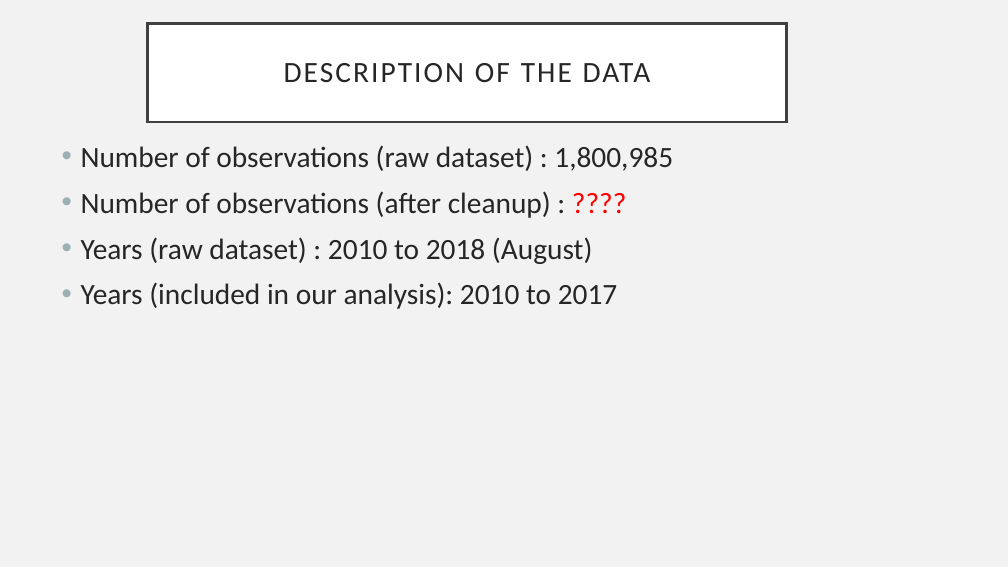
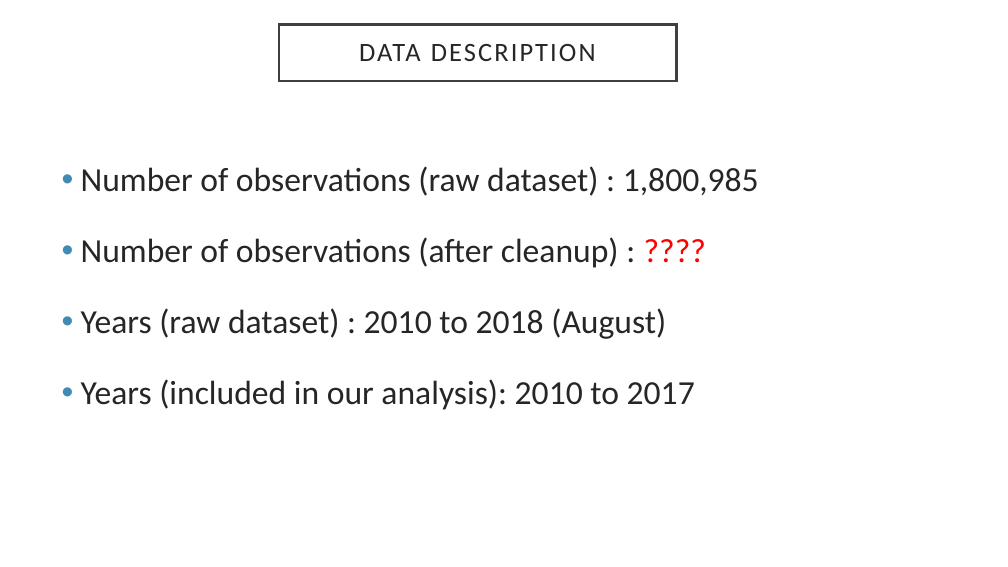
Before and after one commit to shrawantee/Project-Analysis-of-Violent-Crime-in-LA, a slide deck: slide 10 of LACity Crime-Dora.pptx. Drawn at 1008x567 pixels with LibreOffice and Linux fonts; fonts in the diff are those of the drawing. Boxes give left, top, right and bottom in pixels: in the first picture for what was removed or moved away, otherwise in the second. Text is boxed around its words. In the diff, an @@ line names an element or a change of style, - is before the commit and + after.

```diff
--- a/LACity Crime-Dora.pptx
+++ b/LACity Crime-Dora.pptx
@@ background #F2F2F2 to #FFFFFF @@
@@ title "DATA DESCRIPTION": place and size @@
-title "DATA DESCRIPTION" at [147,23,786,122]
+title "DATA DESCRIPTION" at [279,24,677,81]
@@ title at [359,44,596,61]: text changed; size 28 to 25.2 pt @@
-DESCRIPTION OF THE DATA
+DATA DESCRIPTION
@@ text "Number of observations (raw dataset) ..." at [81,166,759,410]: size 28 to 32 pt; line spacing 1 to 1.5; bullet colour #9BAFB5 to #418AB3 @@
```
Also in this commit, not shown: 18 other slides changed, 4 slides added, 5 slides removed.
